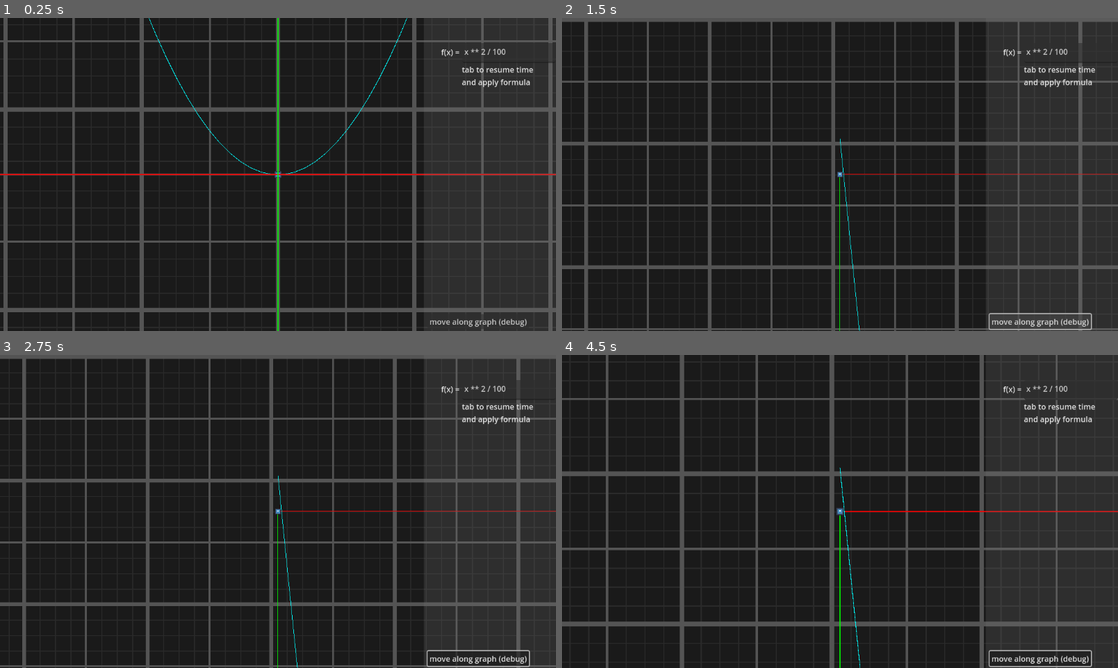
Above: before the commit, frames 1-4 (two rows, left to right).
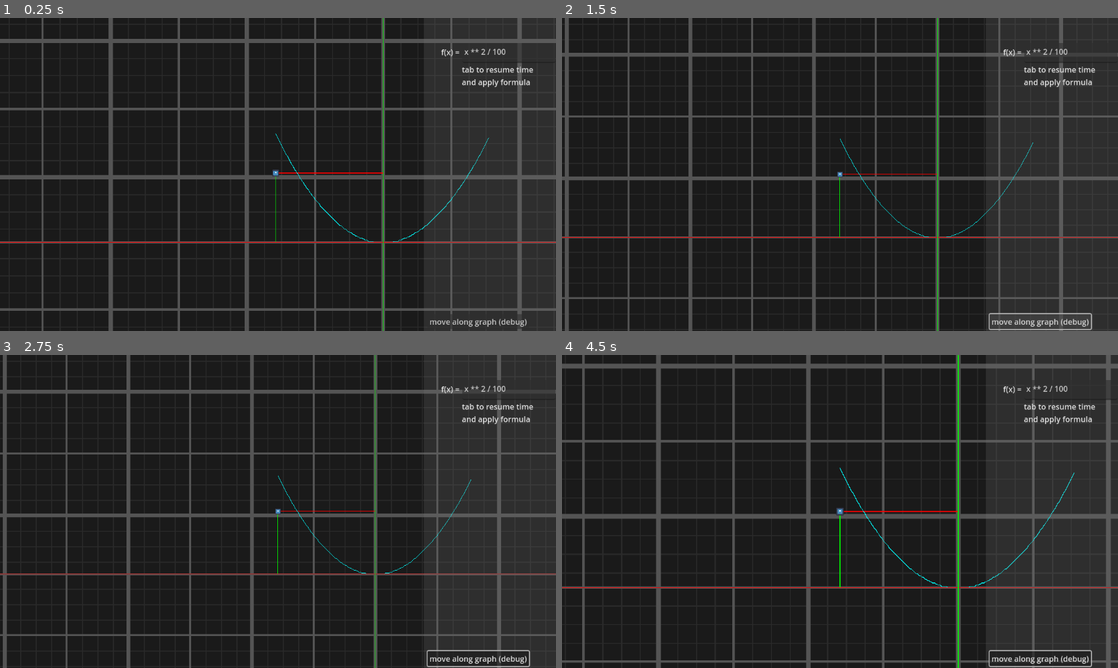
Above: after the commit, the same moments.

Repository: boiiiiiiiii12355/graph-combat
Game: Godot game, scene res://Scenes/game.tscn
Two runs of this game, one before a commit and one after it. Both use one fixed random seed, a clock stepped at 60 frames per second and the inputs below. The engine's default icon, where the game draws it, is replaced by a stand-in: a white triangle on a blue panel in a dark square.
Inputs (mouse positions are in pixels of both pictures, inside the frame that each line leads up to):
- Up to frame 1 (0.25 s): no input
- Up to frame 2 (1.5 s): click "move along graph (debug)" at 0.5 s; click "move along graph (debug)" at 1.25 s
- Up to frame 3 (2.75 s): click "move along graph (debug)" at 2 s
- Up to frame 4 (4.5 s): tap Enter at 2.75 s; move the mouse to (962, 495) at 2.77 s; tap Mouse wheel down (zoom in) at 2.85, 4.35 s; tap Space at 3.5 s; move the mouse to (728, 527) at 3.52 s; tap Mouse wheel up (zoom out) at 3.6 s; move the mouse to (895, 442) at 4.27 s

The runs differ from the first frame. In frame 1, 14% of the frame differs, in the area x 0-100%, y 0-100%; in frame 2, 18%; in frame 3, 18%; in frame 4, 18%.

Commit message:
added early version of culling

Diff:
--- a/Scenes/game.tscn
+++ b/Scenes/game.tscn
@@ -22,11 +22,12 @@
 texture = ExtResource("1_wrm1d")
 stretch_mode = 1
 
-[node name="Player" parent="." node_paths=PackedStringArray("ui", "path") instance=ExtResource("1_ebmjs")]
+[node name="Player" parent="." node_paths=PackedStringArray("ui", "path", "cam") instance=ExtResource("1_ebmjs")]
 ruler_x_color = Color(0, 1, 0, 1)
 ruler_y_color = Color(1, 0, 0, 1)
 ui = NodePath("../CanvasLayer/UI")
 path = NodePath("../path")
+cam = NodePath("math_camera")
 
 [node name="math_camera" parent="Player" instance=ExtResource("3_3dryh")]
 zoom = Vector2(3, 3)
--- a/Scenes/punching_bag.tscn
+++ b/Scenes/punching_bag.tscn
@@ -9,6 +9,7 @@
 
 [node name="Icon" type="Sprite2D" parent="."]
 modulate = Color(1, 0, 0, 1)
+self_modulate = Color(1, 0, 0, 1)
 texture = ExtResource("1_4fixn")
 
 [node name="CollisionShape2D" type="CollisionShape2D" parent="."]
--- a/scripts/player.gd
+++ b/scripts/player.gd
@@ -27,6 +27,7 @@
 	check_time()
 	ruler()
 	graphing()
+	global_position = rope_grab_point.global_position
 	if paused == false:
 		rope_ride()
 		movement()
@@ -49,12 +50,14 @@
 @onready var rope = path.get_child(0).get_child(0)
 var rope_grab_point : RigidBody2D
 func rope_ride():
-	path_follow.progress += 5
+	path_follow.progress += 10
 
 func check_time():
+#_______________________________________________rope pausing
 	for pt in rope.get_children():
 		if pt.is_class("RigidBody2D"):
 			if paused == true:
+				pt.linear_velocity = Vector2.ZERO
 				get_tree().paused = true
 				set_deferred("freeze", true)
 			else:
@@ -76,14 +79,20 @@
 @export var graph_accel = 5
 @export var path : Path2D
 @onready var path_follow = path.get_child(0)
-@export var world_boundary = Vector2(1000, 1000)
+@export var cam : Camera2D
+@export var world_boundary = Vector2(500, 500)
 var lerp_weight = 0.5
 var center_point = 13
-var offset = 5
+var offset = 1
 var input_y = 0
 var graph_mem : Array[Vector2]
 #also handles detecting current and next pt
 func graphing():
+
+	var cam_border = cam.get_viewport_rect().size
+#____________________________________________________camera bounds
+
+
 
 	for pt in graph.get_point_count():
 
@@ -100,7 +109,7 @@
 
 
 		var req = Vector2(pt_x, -pt_y)
-		req = clamp(req, Vector2(-world_boundary.x, -world_boundary.y), Vector2(world_boundary.x, world_boundary.y))
+		req = req.clamp(-cam_border, cam_border)
 		update_graph(pt, req)
 
 
